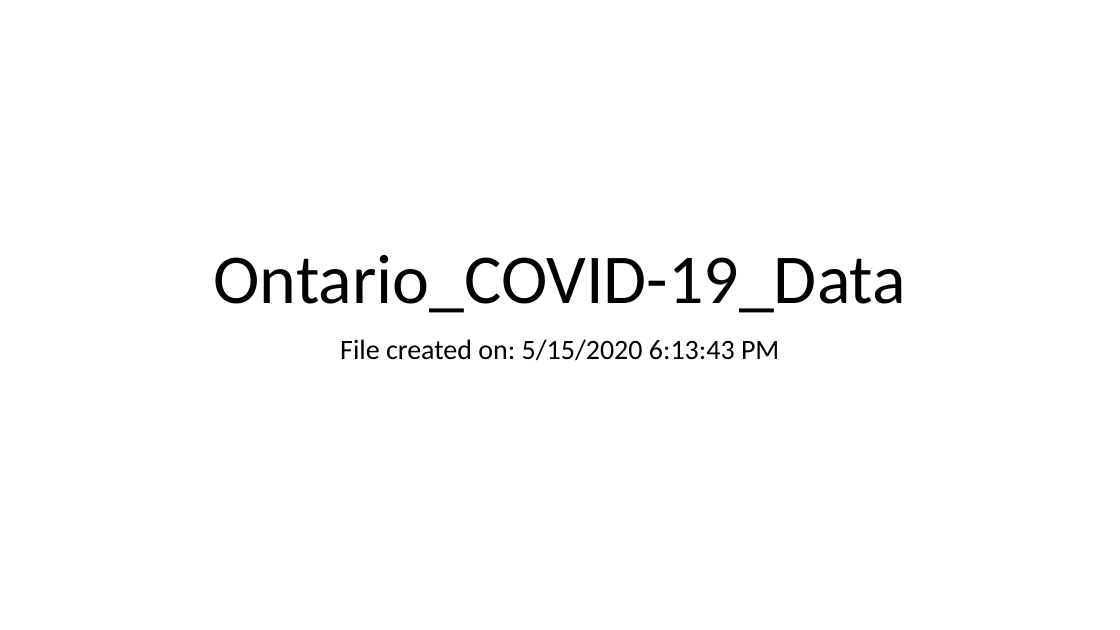
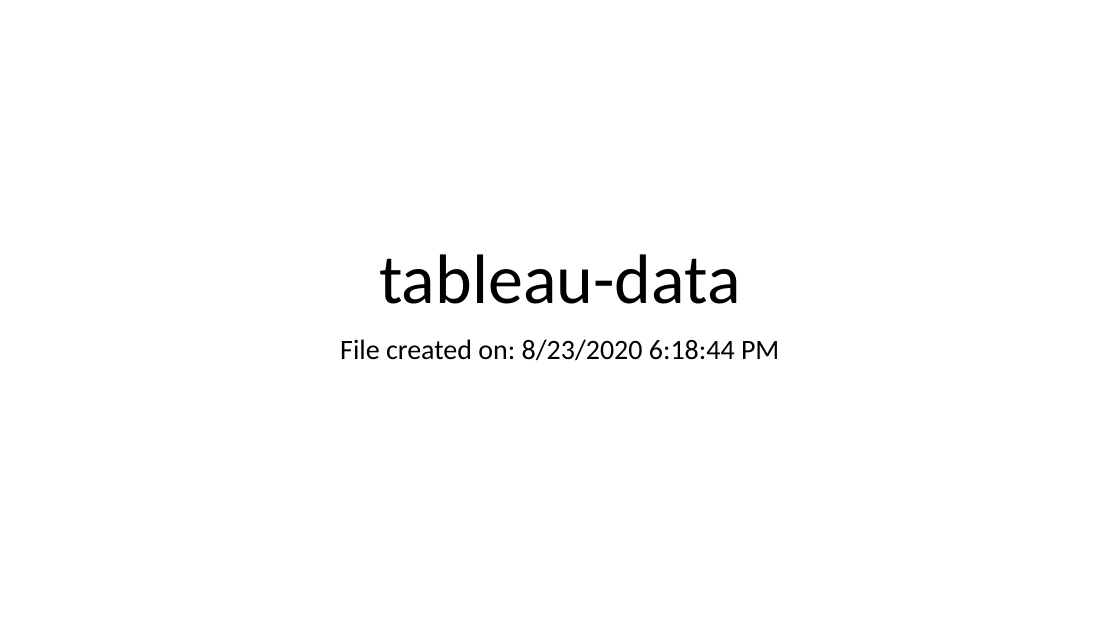
Before and after one commit to Eldrick19/ontario-covid19-analysis, a slide deck: slide 1 of Ontario_COVID-19_Data.pptx. Drawn at 1120x630 pixels with LibreOffice and Linux fonts; fonts in the diff are those of the drawing. Boxes give left, top, right and bottom in pixels: in the first picture for what was removed or moved away, otherwise in the second. Text is boxed around its words. In the diff, an @@ line names an element or a change of style, - is before the commit and + after.

Commit message:
August Update
Still Manual. Updated data to reflect August changes.

Also updated gitignore to reflect folder changes

```diff
--- a/Ontario_COVID-19_Data.pptx
+++ b/Ontario_COVID-19_Data.pptx
@@ title at box(379, 254, 740, 304): text changed @@
-Ontario_COVID-19_Data
+tableau-data
@@ subtitle at box(340, 339, 779, 361): text changed @@
-File created on: 5/15/2020 6:13:43 PM
+File created on: 8/23/2020 6:18:44 PM
```
Also in this commit, not shown: 1 slide added, 21 other files.
